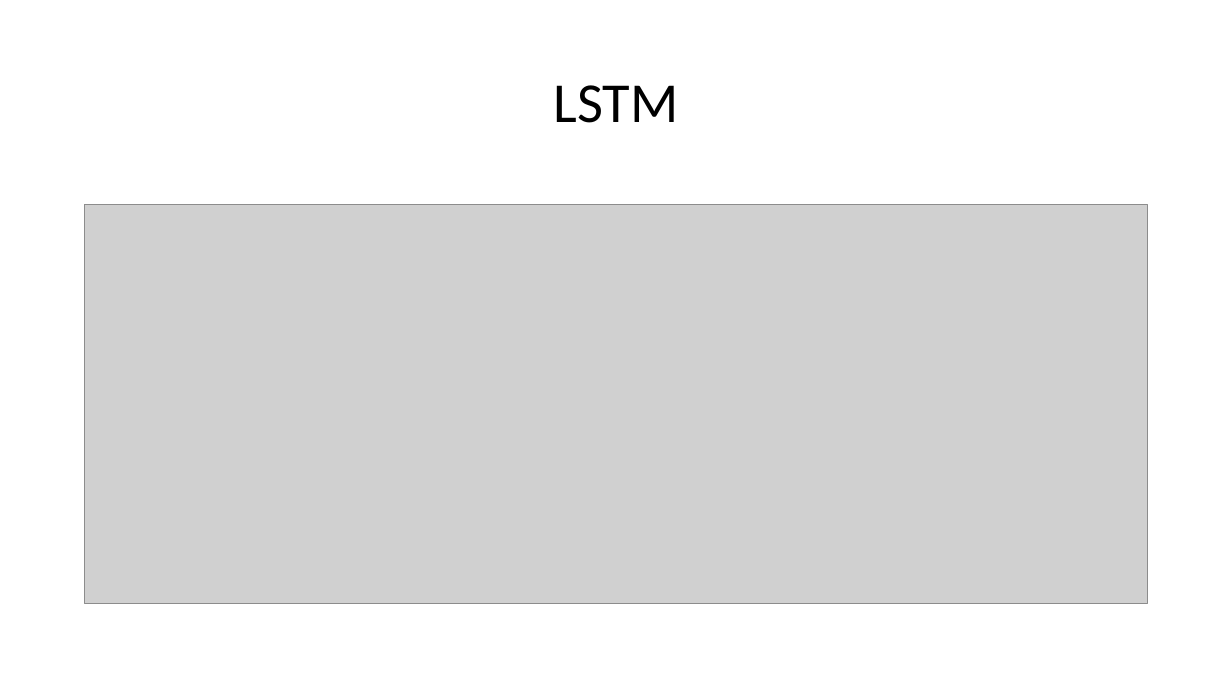
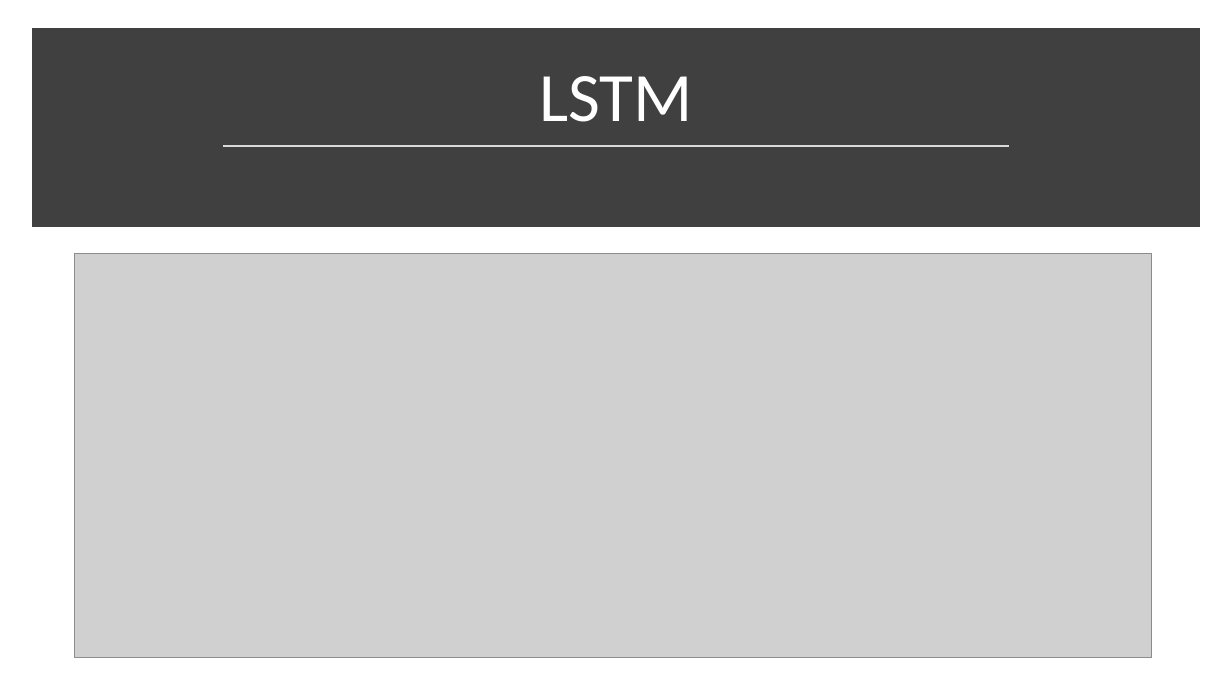
Before and after one commit to nikitapolozok/math_and_computer_science_materials, a slide deck: slide 9 of Рекуррентные нейронные сети.pptx (slide 7 before the commit). Drawn at 1232x693 pixels with LibreOffice and Linux fonts; fonts in the diff are those of the drawing; grey boxes stand for pictures. Boxes give left, top, right and bottom in pixels: in the first picture for what was removed or moved away, otherwise in the second. Text is boxed around its words. In the diff, an @@ line names an element or a change of style, - is before the commit and + after.

```diff
--- a/Рекуррентные нейронные сети.pptx
+++ b/Рекуррентные нейронные сети.pptx
@@ rectangle added at box(38, 35, 1194, 222), fill #404040, outline #404040 10 pt @@
@@ title "LSTM": place and size @@
-title "LSTM" at box(553, 85, 678, 123)
+title "LSTM" at box(539, 76, 692, 122)
@@ title "LSTM" at box(539, 76, 692, 122): size 44 to 54 pt, text colour #000000 to #FFFFFF; vertical alignment middle to bottom @@
@@ line added from (224, 146) to (1009, 146), #D9D9D9 1.75 pt @@
@@ picture: place and size @@
-picture at box(85, 205, 1148, 604)
+picture at box(75, 253, 1153, 657)
```
Also in this commit, not shown: 2 other slides changed, 8 slides added, 6 slides removed.
